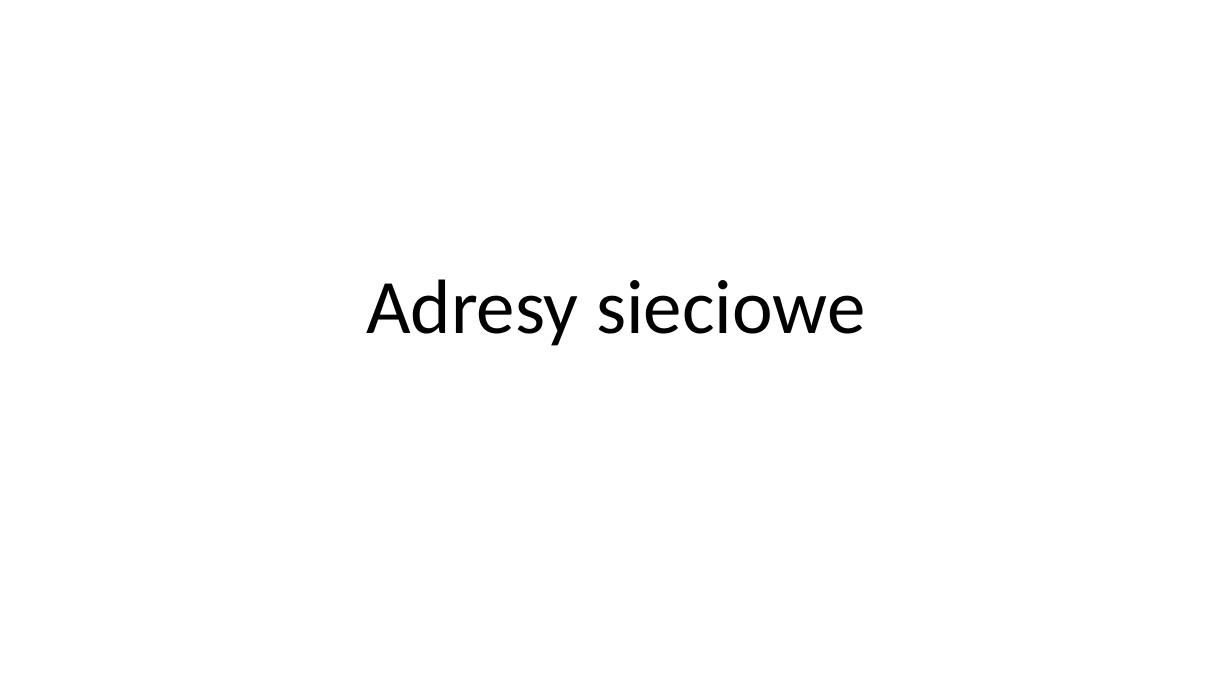
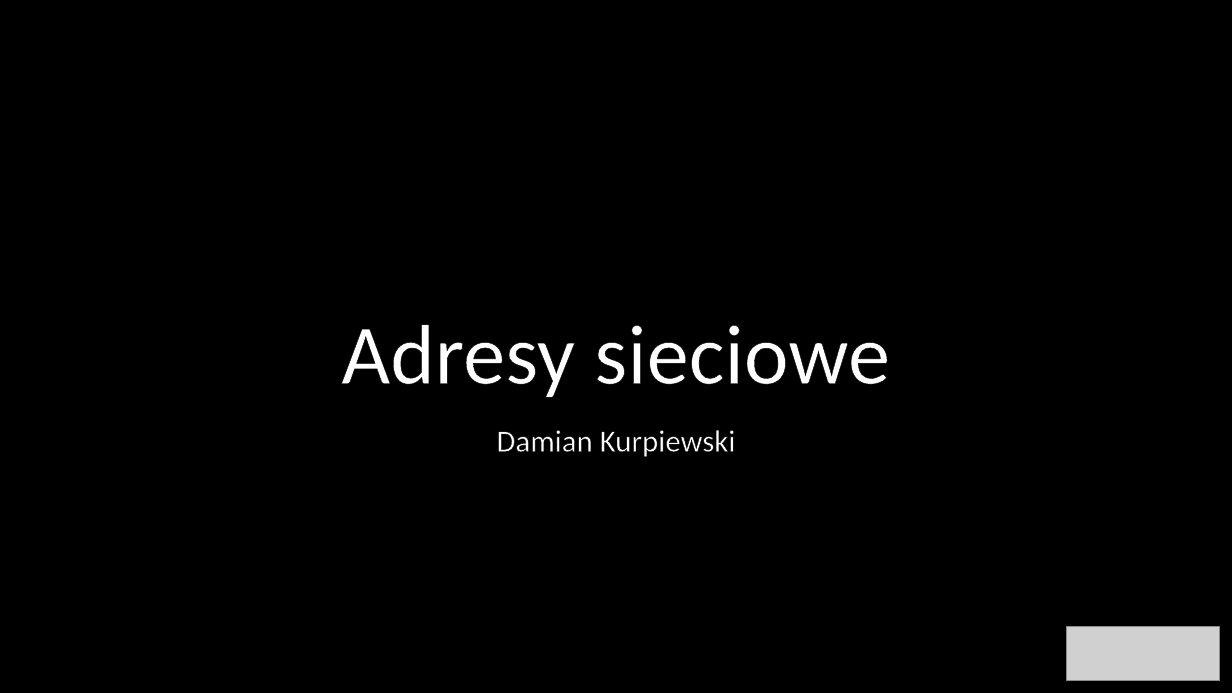
Before and after one commit to blackbat13/cs-lut, a slide deck: slide 1 of Sieci komputerowe/Adresy sieciowe.pptx. Drawn at 1232x693 pixels with LibreOffice and Linux fonts; fonts in the diff are those of the drawing; grey boxes stand for pictures; background and template pictures are left out. Boxes give left, top, right and bottom in pixels: in the first picture for what was removed or moved away, otherwise in the second. Text is boxed around its words. In the diff, an @@ line names an element or a change of style, - is before the commit and + after.

```diff
--- a/Sieci komputerowe/Adresy sieciowe.pptx
+++ b/Sieci komputerowe/Adresy sieciowe.pptx
@@ background #FFFFFF to picture (left out) @@
@@ title "Adresy sieciowe" at box(341, 325, 890, 397): size 60 to 66 pt, text colour #000000 to #FFFFFF, letter outline none to #000000 0.75 pt @@
@@ subtitle added at box(496, 430, 736, 457), 24 pt, text #FFFFFF @@
+Damian Kurpiewski
@@ picture added at box(1067, 627, 1220, 680) @@
```
Also in this commit, not shown: 8 other slides changed, 1 slide added, 1 slide removed, 4 other files.
